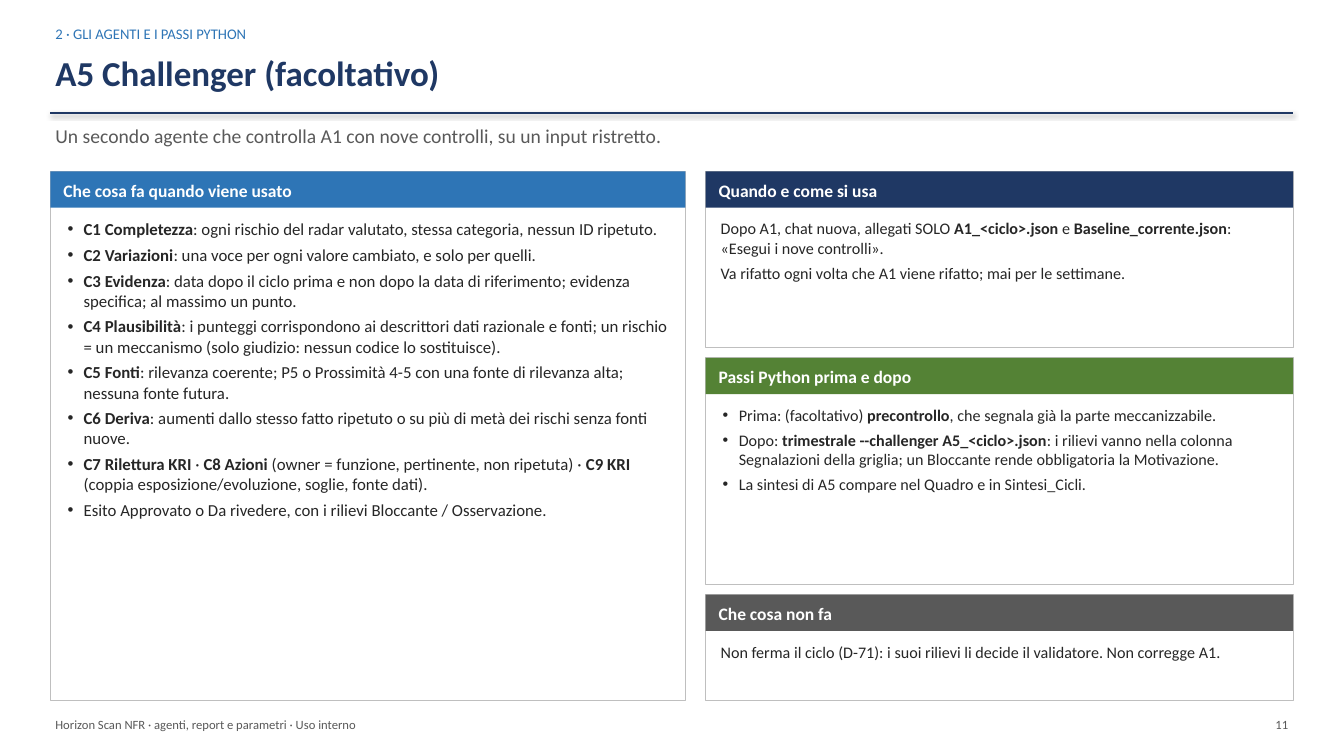
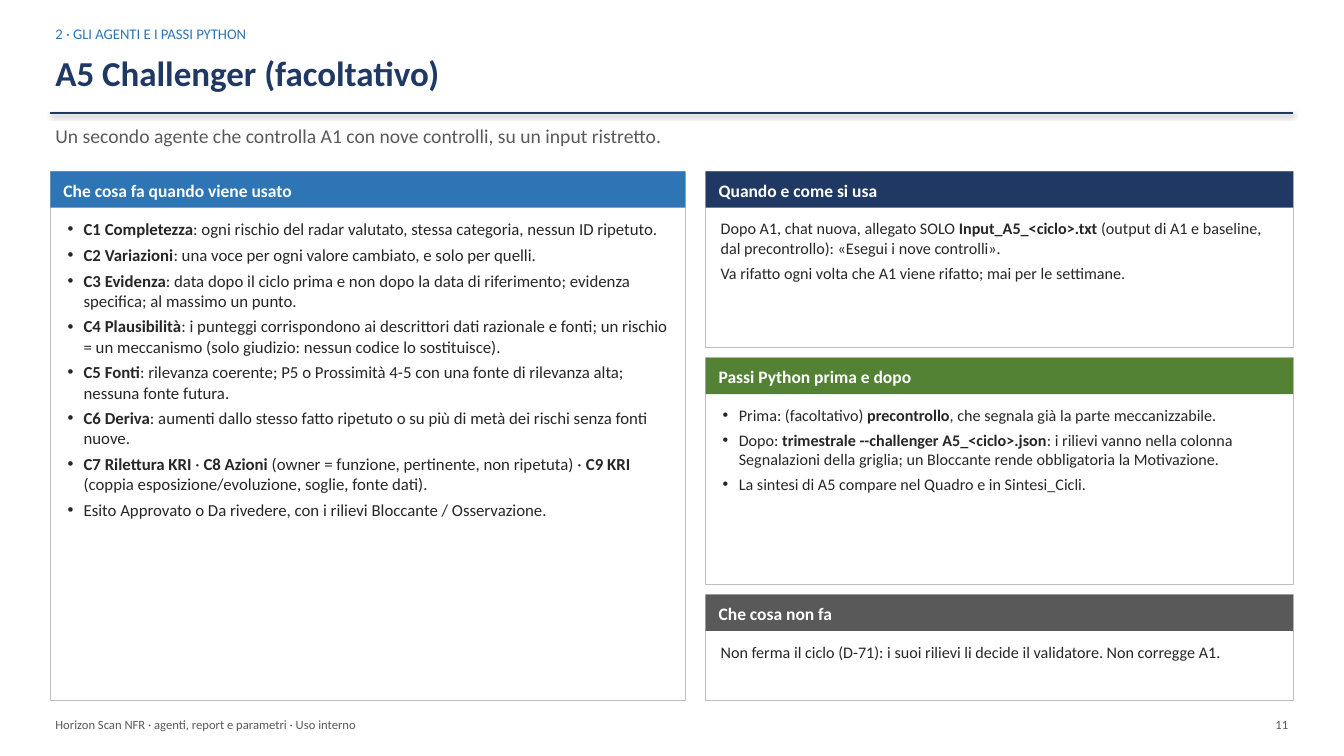
Before and after one commit to Corrado-70/NFR-Horizon-Agents, a slide deck: slide 11 of Presentazione/Horizon_Scan_NFR_presentazione.pptx. Drawn at 1344x756 pixels with LibreOffice and Linux fonts; fonts in the diff are those of the drawing. Boxes give left, top, right and bottom in pixels: in the first picture for what was removed or moved away, otherwise in the second. Text is boxed around its words. In the diff, an @@ line names an element or a change of style, - is before the commit and + after.

```diff
--- a/Presentazione/Horizon_Scan_NFR_presentazione.pptx
+++ b/Presentazione/Horizon_Scan_NFR_presentazione.pptx
@@ text at [721, 222, 1261, 257]: text changed @@
-Dopo A1, chat nuova, allegati SOLO A1_<ciclo>.json e Baseline_corrente.json: «Esegui i nove controlli».
+Dopo A1, chat nuova, allegato SOLO Input_A5_<ciclo>.txt (output di A1 e baseline, dal precontrollo): «Esegui i nove controlli».
```
Also in this commit, not shown: 7 other slides changed, 48 other files.
